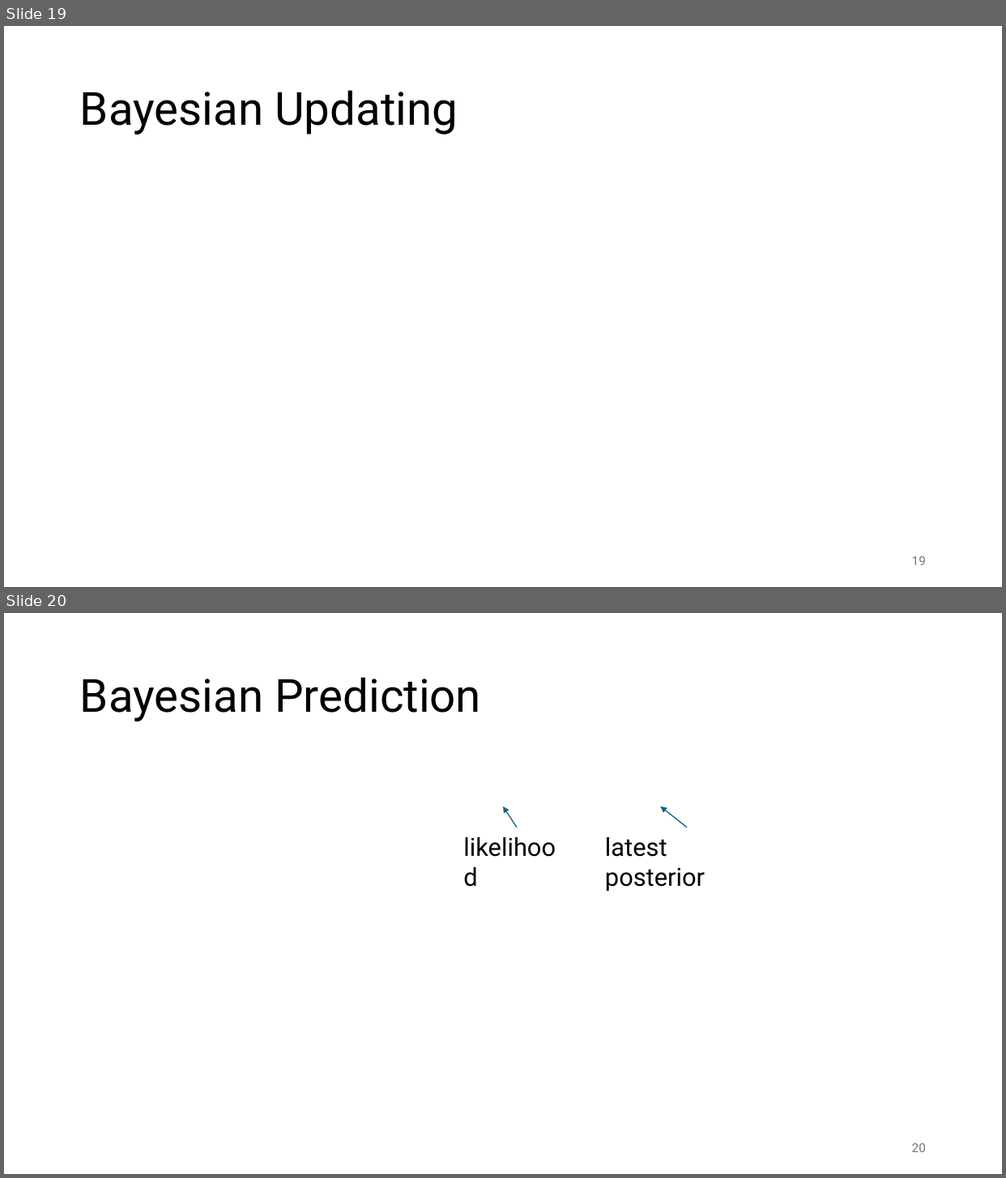
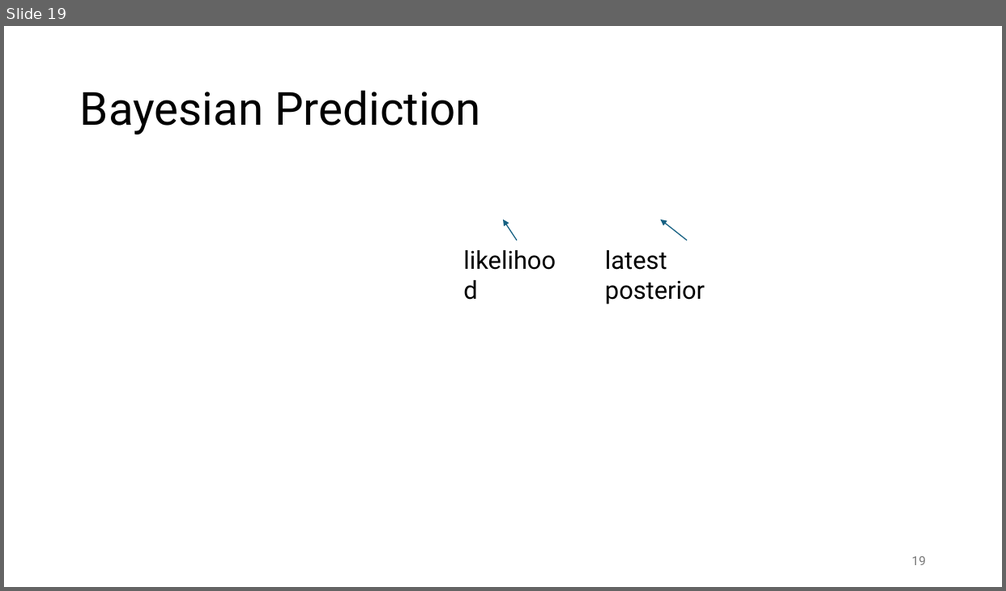
Before and after one commit to FelixWick/data_science, a slide deck: slides/3_probabilistic_models.pptx. Shown one above the other, each under a label of ours: slides 19 and 20 before the commit, slide 19 after it. The pictures are 1006x1178 and 1006x591 pixels, drawn with LibreOffice and Linux fonts; fonts in the diff are those of the drawing; grey boxes stand for pictures. Boxes give left, top, right and bottom in pixels: in the first picture for what was removed or moved away, otherwise in the second. Text is boxed around its words. In the diff, an @@ line names an element or a change of style, - is before the commit and + after.

```diff
--- a/slides/3_probabilistic_models.pptx
+++ b/slides/3_probabilistic_models.pptx
@@ slide 19 removed at <box>4,26,1002,587</box>, background #FFFFFF @@
@@ title removed at <box>80,90,458,135</box> @@
-Bayesian Updating
@@ page number removed at <box>912,557,926,565</box> @@
-19
@@ what was slide 20 is now slide 19 @@
@@ page number at <box>912,557,926,565</box>: text changed @@
-20
+19
```
Also in this commit, not shown: 1 slide changed, 5 other files.
